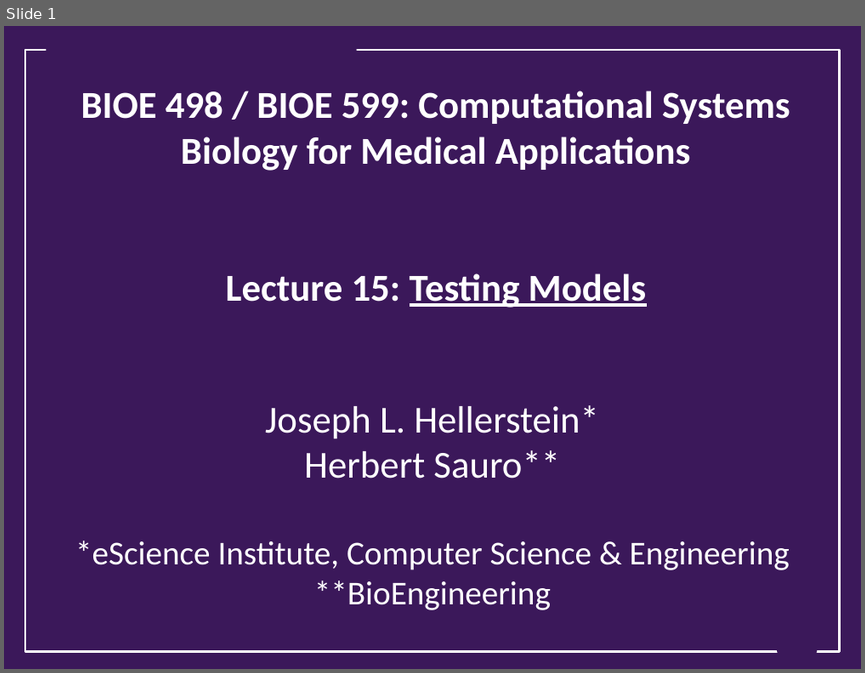
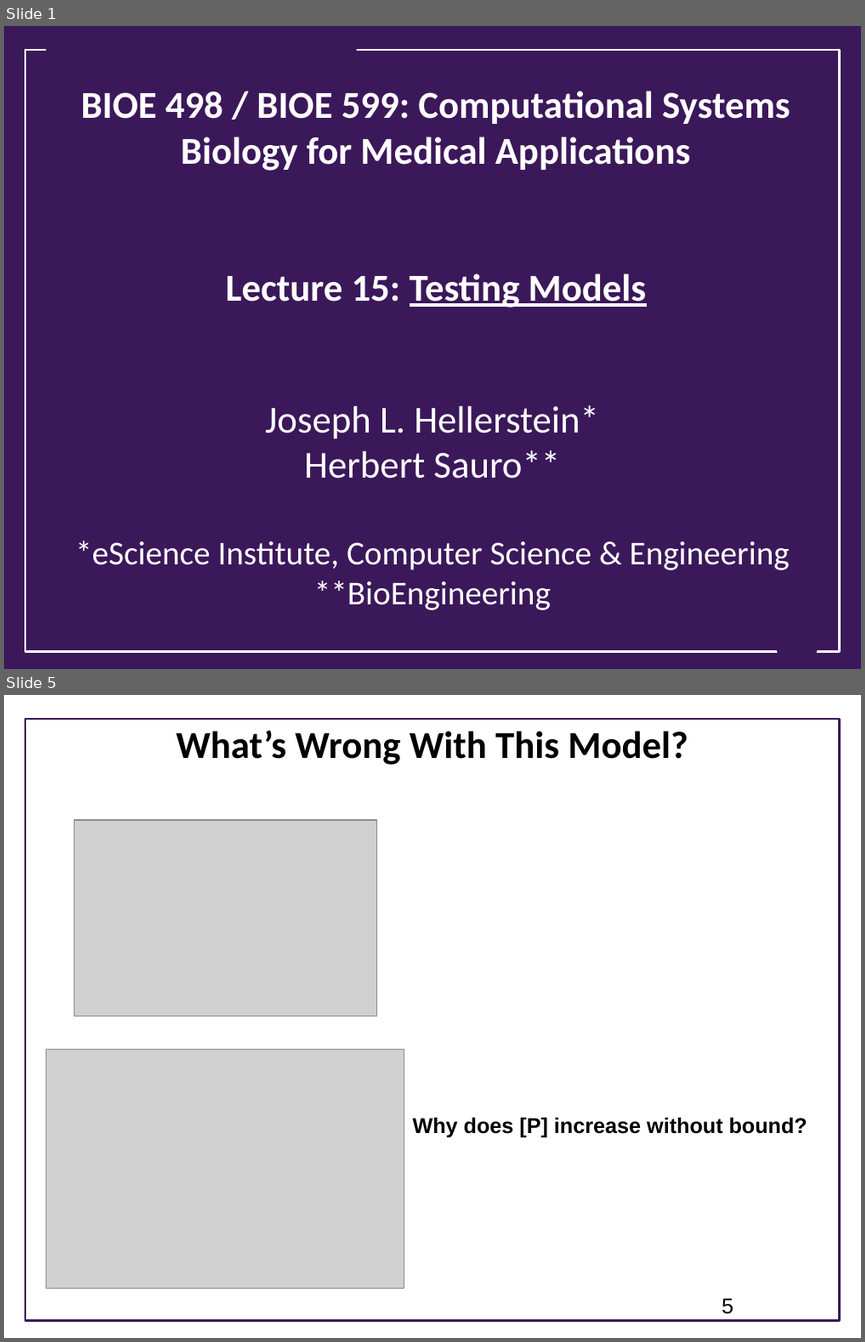
Before and after one commit to ModelEngineering/advancing-biomedical-models, a slide deck: lecture_15/15_static_testing.pptx. Shown one above the other, each under a label of ours: slide 1 before the commit, slides 1 and 5 after it; the slides between them are not shown. The pictures are 865x673 and 865x1342 pixels, drawn with LibreOffice and Linux fonts; fonts in the diff are those of the drawing; grey boxes stand for pictures; background and template pictures are left out. Boxes give left, top, right and bottom in pixels: in the first picture for what was removed or moved away, otherwise in the second. Text is boxed around its words. In the diff, an @@ line names an element or a change of style, - is before the commit and + after.

```diff
--- a/lecture_15/15_static_testing.pptx
+++ b/lecture_15/15_static_testing.pptx
@@ slide 5 added at (x1=4, y1=695, x2=861, y2=1338), background #FFFFFF @@
@@ rectangle added at (x1=25, y1=719, x2=840, y2=1321), outline #3B185A 1.75 pt @@
@@ title added at (x1=176, y1=730, x2=688, y2=765), 32 pt, text #000000, bold @@
+What’s Wrong With This Model?
@@ picture added at (x1=75, y1=820, x2=376, y2=1016) @@
@@ picture added at (x1=46, y1=1049, x2=404, y2=1288) @@
@@ text added at (x1=413, y1=1117, x2=807, y2=1138), 18 pt, text #000000, bold @@
+Why does [P] increase without bound?
@@ page number added at (x1=721, y1=1298, x2=733, y2=1314), 18 pt, text #000000 @@
+5
```
Also in this commit, not shown: 1 slide changed, 13 other slides added.
